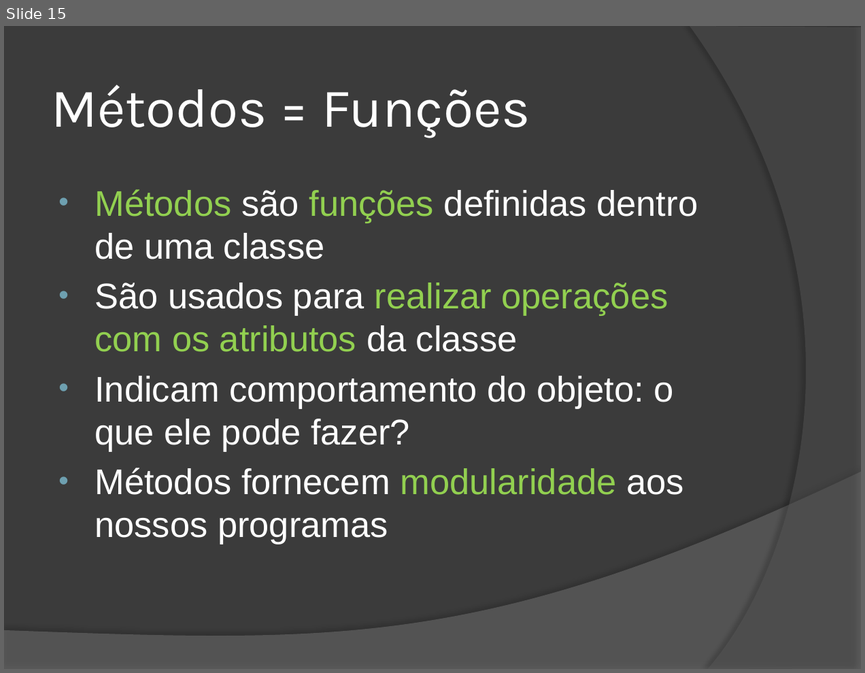
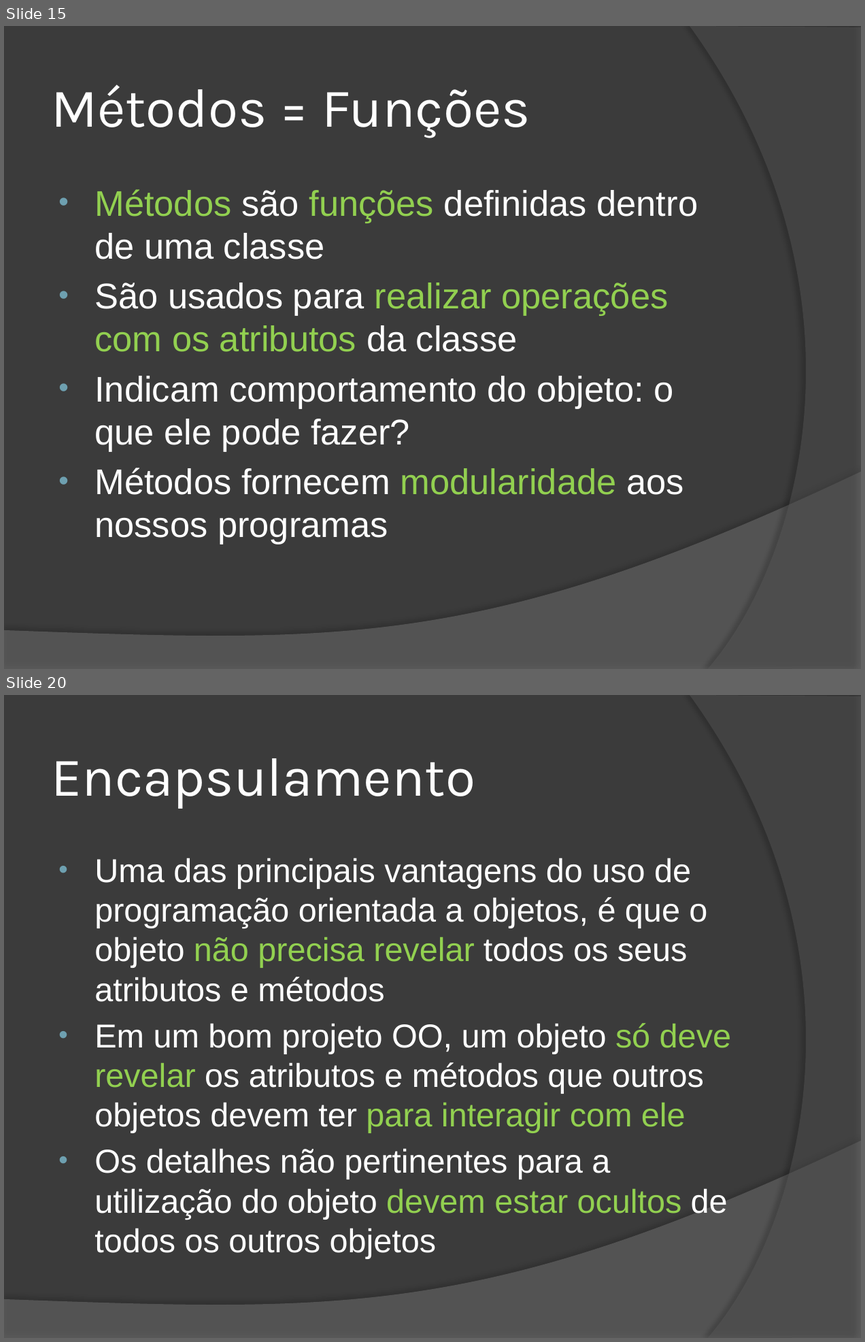
Before and after one commit to wind39/wind39.github.io, a slide deck: curso/modulo2capitulo1.pptx. Shown one above the other, each under a label of ours: slide 15 before the commit, slides 15 and 20 after it; the slides between them are not shown. The pictures are 865x673 and 865x1342 pixels, drawn with LibreOffice and Linux fonts; fonts in the diff are those of the drawing. Boxes give left, top, right and bottom in pixels: in the first picture for what was removed or moved away, otherwise in the second. Text is boxed around its words. In the diff, an @@ line names an element or a change of style, - is before the commit and + after.

```diff
--- a/curso/modulo2capitulo1.pptx
+++ b/curso/modulo2capitulo1.pptx
@@ slide 20 added at (x1=4, y1=695, x2=861, y2=1338), background #3B3B3B; not listed: 2 template elements that a slide beside it also shows @@
@@ title added at (x1=51, y1=758, x2=475, y2=809), 46 pt, text #FFFFFF @@
+Encapsulamento
@@ text added at (x1=94, y1=858, x2=731, y2=1258), 27.8 pt, text #FFFFFF @@
+• Uma das principais vantagens do uso de programação orientada a objetos, é que o objeto não precisa revelar todos os seus atributos e métodos
+• Em um bom projeto OO, um objeto só deve revelar os atributos e métodos que outros objetos devem ter para interagir com ele
+• Os detalhes não pertinentes para a utilização do objeto devem estar ocultos de todos os outros objetos
```
Also in this commit, not shown: 2 slides changed, 7 other slides added, 3 other files.
